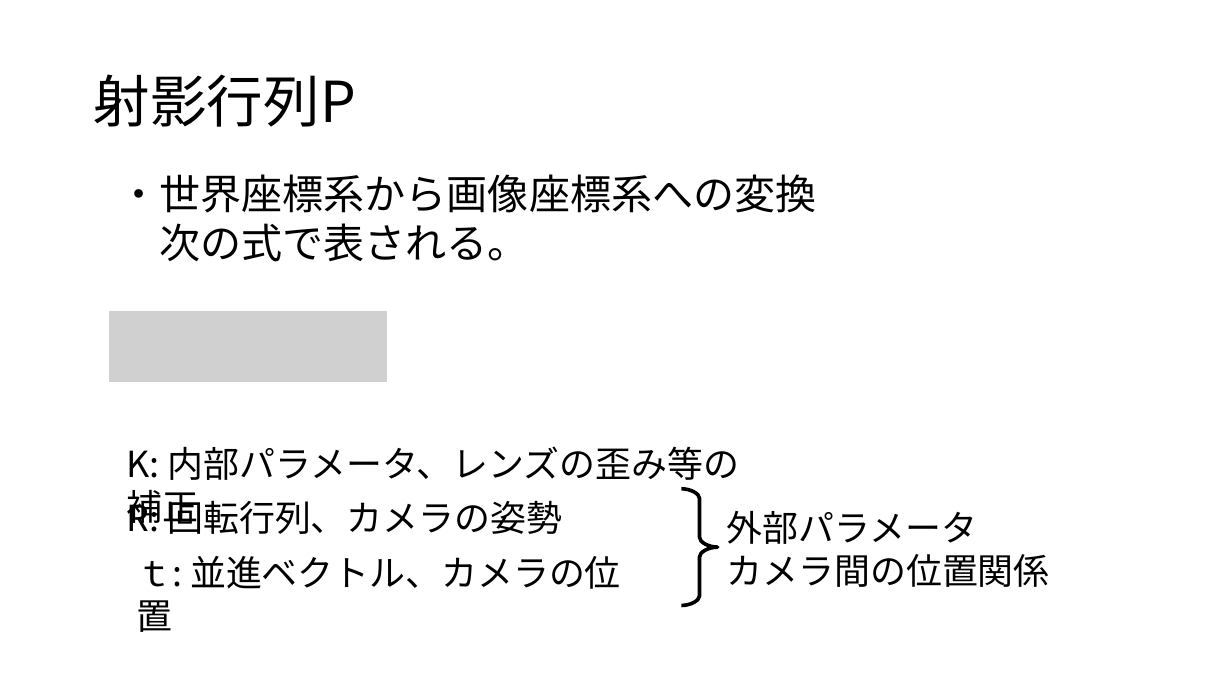
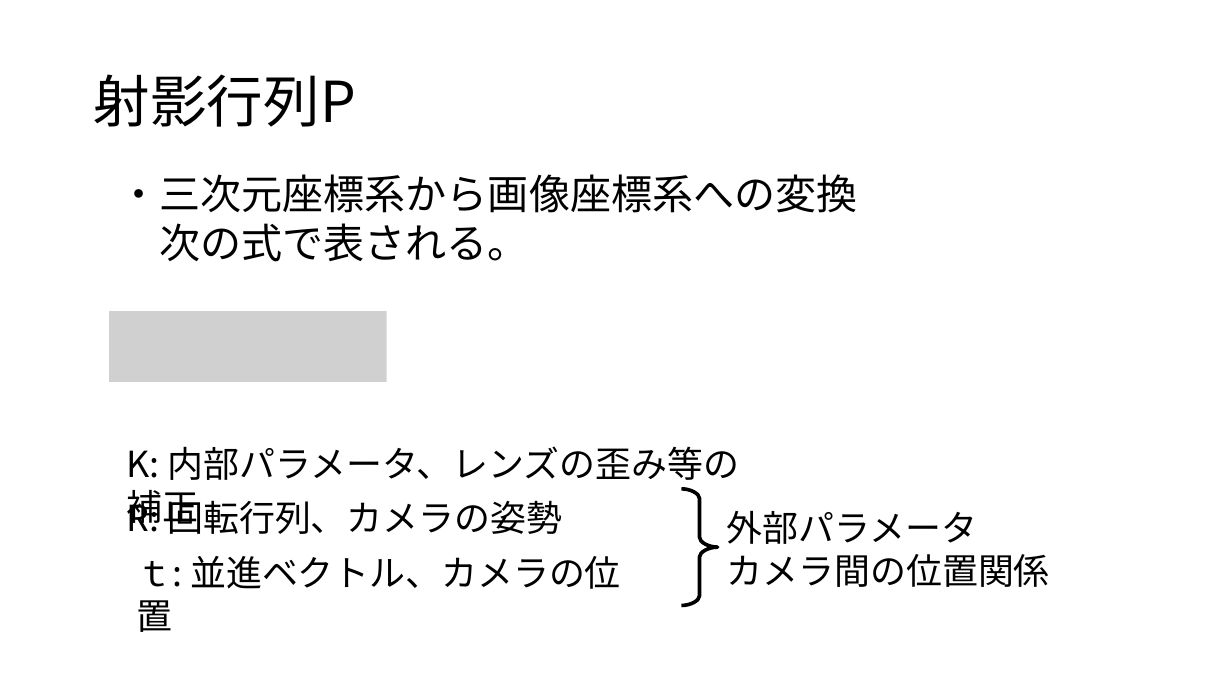
Before and after one commit to hagi711/Graduation-Research, a slide deck: slide 9 of 中間発表.pptx. Drawn at 1232x693 pixels with LibreOffice and Linux fonts; fonts in the diff are those of the drawing; grey boxes stand for pictures. Boxes give left, top, right and bottom in pixels: in the first picture for what was removed or moved away, otherwise in the second. Text is boxed around its words. In the diff, an @@ line names an element or a change of style, - is before the commit and + after.

```diff
--- a/中間発表.pptx
+++ b/中間発表.pptx
@@ text at [118, 174, 857, 213]: text changed @@
-・世界座標系から画像座標系への変換
+・三次元座標系から画像座標系への変換
```
Also in this commit, not shown: 3 other slides changed.
